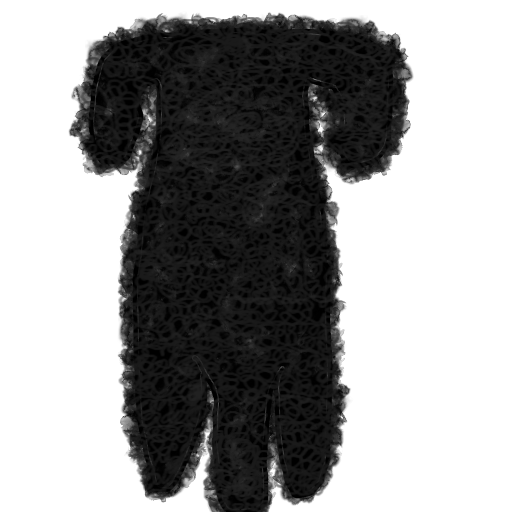
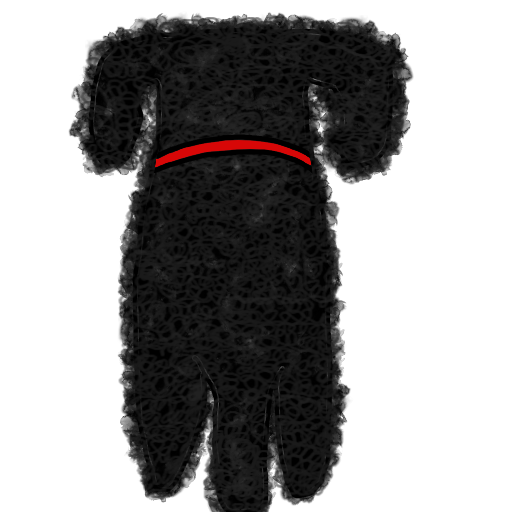
The second 512x512 image is a revision of the first. Changes to its layers:
added layer "collar" above "fur" over bbox(154, 134, 313, 174)
